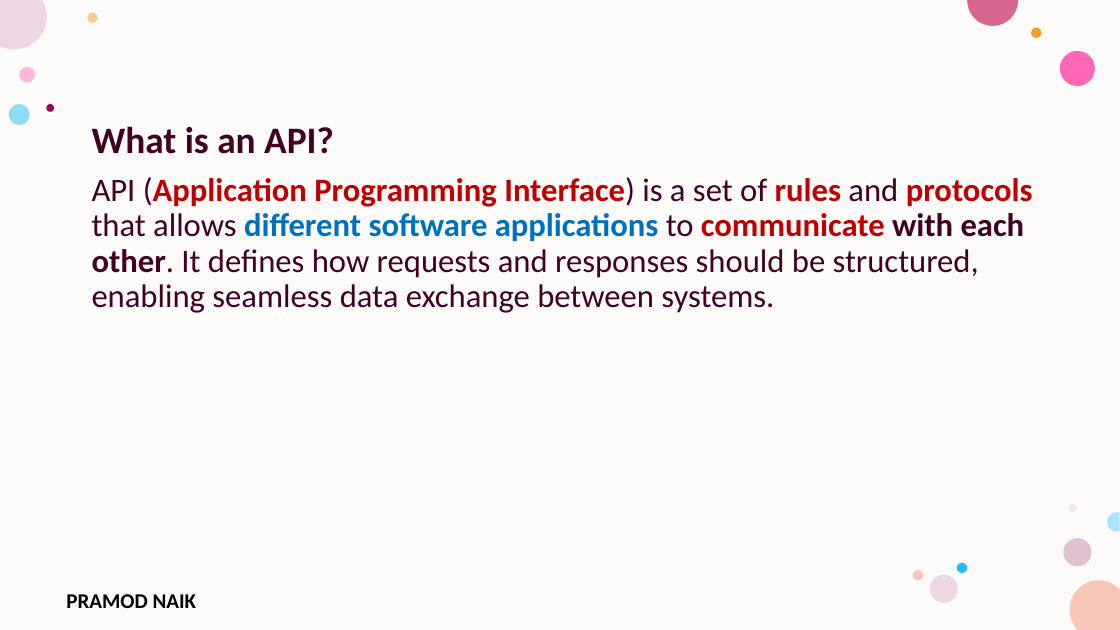
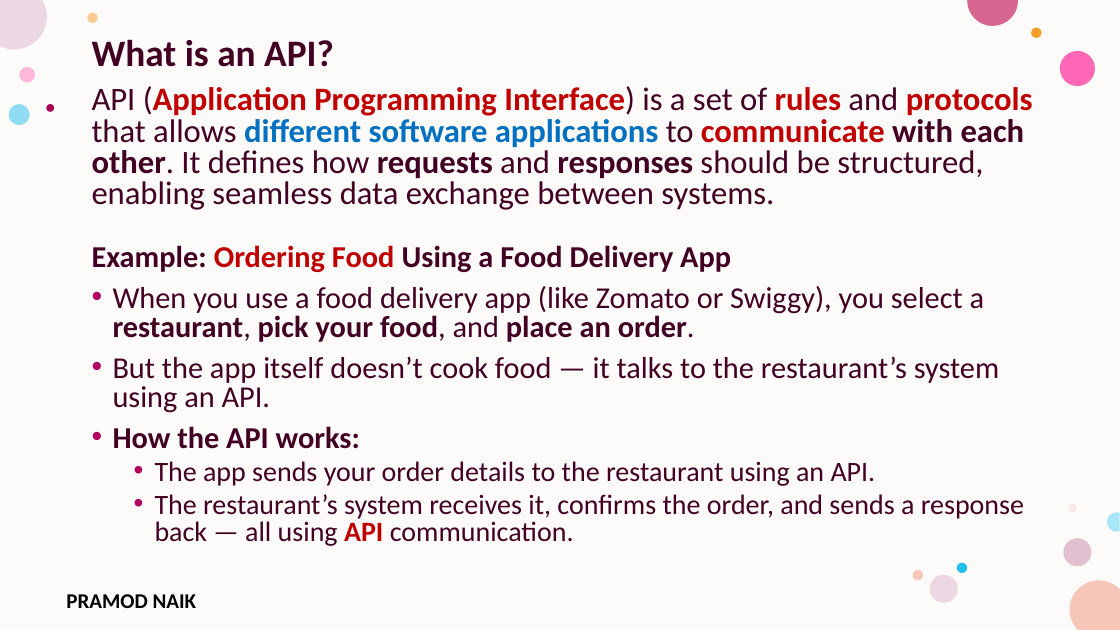
Before and after one commit to PRAMODNAIK-DEV/Node.js-Hands-on-Workshop, a slide deck: slide 6 of Day-1 – Node.js Fundamentals & HTTP Module.pptx. Drawn at 1120x630 pixels with LibreOffice and Linux fonts; fonts in the diff are those of the drawing; background and template pictures are left out. Boxes give left, top, right and bottom in pixels: in the first picture for what was removed or moved away, otherwise in the second. Text is boxed around its words. In the diff, an @@ line names an element or a change of style, - is before the commit and + after.

```diff
--- a/Day-1 – Node.js Fundamentals & HTTP Module.pptx
+++ b/Day-1 – Node.js Fundamentals & HTTP Module.pptx
@@ text "What is an API?": place and size @@
-text "What is an API?" at [92, 126, 1033, 313]
+text "What is an API?" at [92, 39, 1033, 546]
@@ text at [92, 39, 1033, 210]: bold on in "requests responses"; line spacing 0.9 to 0.8 @@
@@ text at [92, 245, 1024, 546]: paragraphs added @@
+Example: Ordering Food Using a Food Delivery App
+• When you use a food delivery app (like Zomato or Swiggy), you select a restaurant, pick your food, and place an order.
+• But the app itself doesn’t cook food — it talks to the restaurant’s system using an API.
+• How the API works:
+  • The app sends your order details to the restaurant using an API.
+  • The restaurant’s system receives it, confirms the order, and sends a response back — all using API communication.
```
Also in this commit, not shown: 42 other slides changed, 13 slides added, 1 slide removed, 2 other files.
